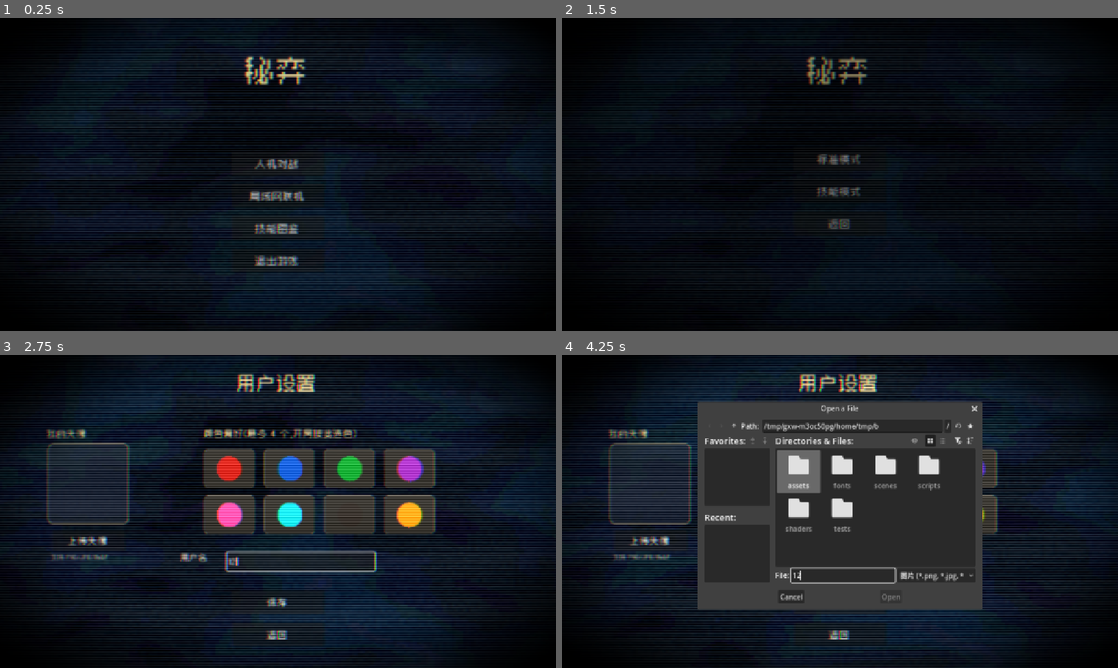
Above: before the commit, frames 1-4 (two rows, left to right).
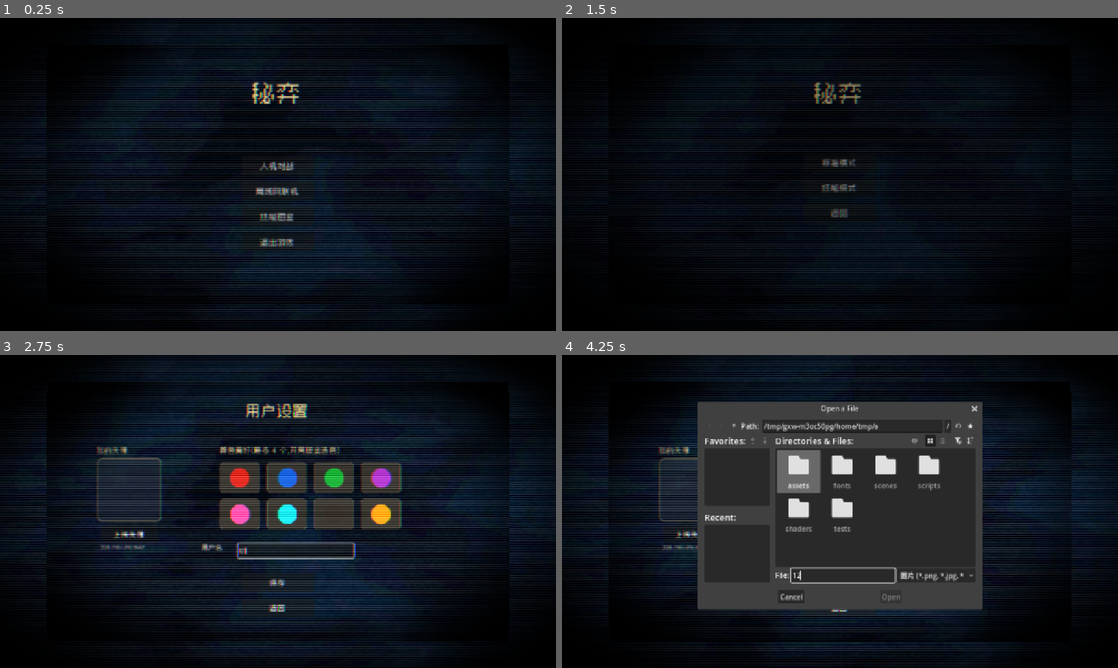
Above: after the commit, the same moments.

Repository: Lurongshika/ChessGame
Game: Godot game, scene res://scenes/main.tscn
The game is run twice, just before and just after one commit, with the same random seed, the same clock (stepped at 60 frames per second) and the same inputs.
Inputs (mouse positions are in pixels of both pictures, inside the frame that each line leads up to):
- Up to frame 1 (0.25 s): no input
- Up to frame 2 (1.5 s): click "人机对战" at 0.5 s; click (1101, 312) at 1.27 s
- Up to frame 3 (2.75 s): click (300, 558) at 2.02 s; type "12" at 2.1 s
- Up to frame 4 (4.25 s): click "上传头像" at 2.75 s; click (845, 574) at 3.52 s; type "12" at 3.6 s

The runs differ from the first frame. In frame 1, 24% of the frame differs, in the area x 0-100%, y 1-100%; in frame 2, 4.9%; in frame 3, 40%; in frame 4, 21%.

Commit message:
CRT缩放改为1.2

Diff:
--- a/shaders/crt.gdshader
+++ b/shaders/crt.gdshader
@@ -15,7 +15,7 @@
 	uv = (uv - 0.5) * 2.0;
 	vec2 offset = abs(uv.yx) / vec2(max(curve_val, 1.0), max(curve_val, 1.0));
 	uv = uv + uv * offset * offset;
-	uv = uv * 0.94;  // 轻微向内收,保证画面完整不超屏
+	uv = uv * 1.2;  // 缩放(>1 画面缩小,能看到更多)
 	uv = (uv / 2.0) + 0.5;
 	return uv;
 }
